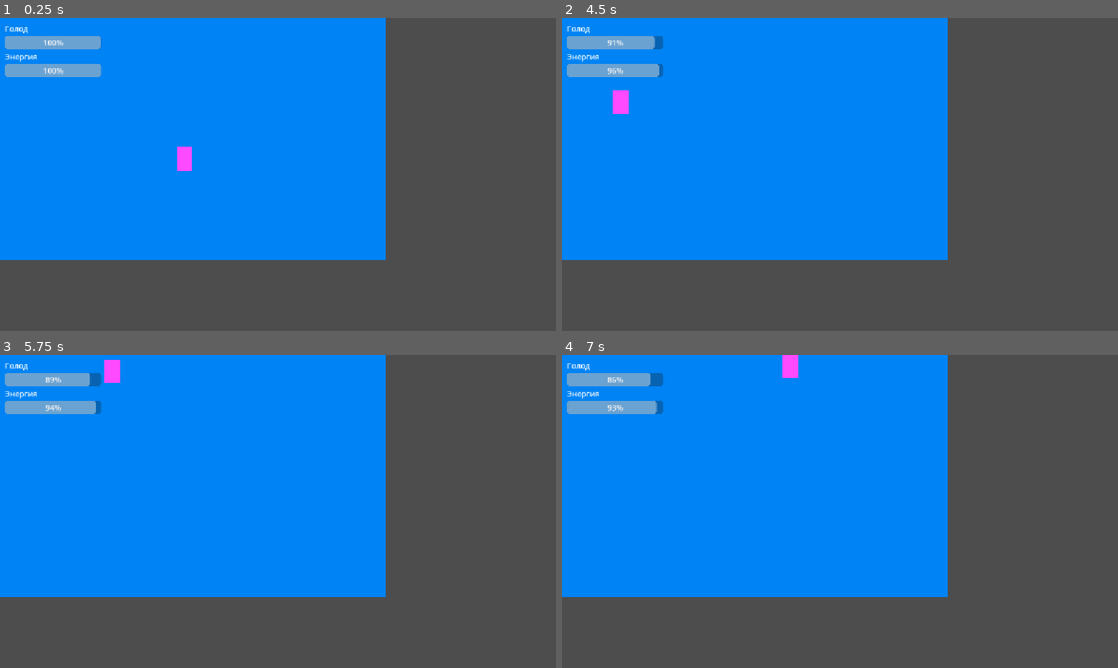
Above: before the commit, frames 1-4 (two rows, left to right).
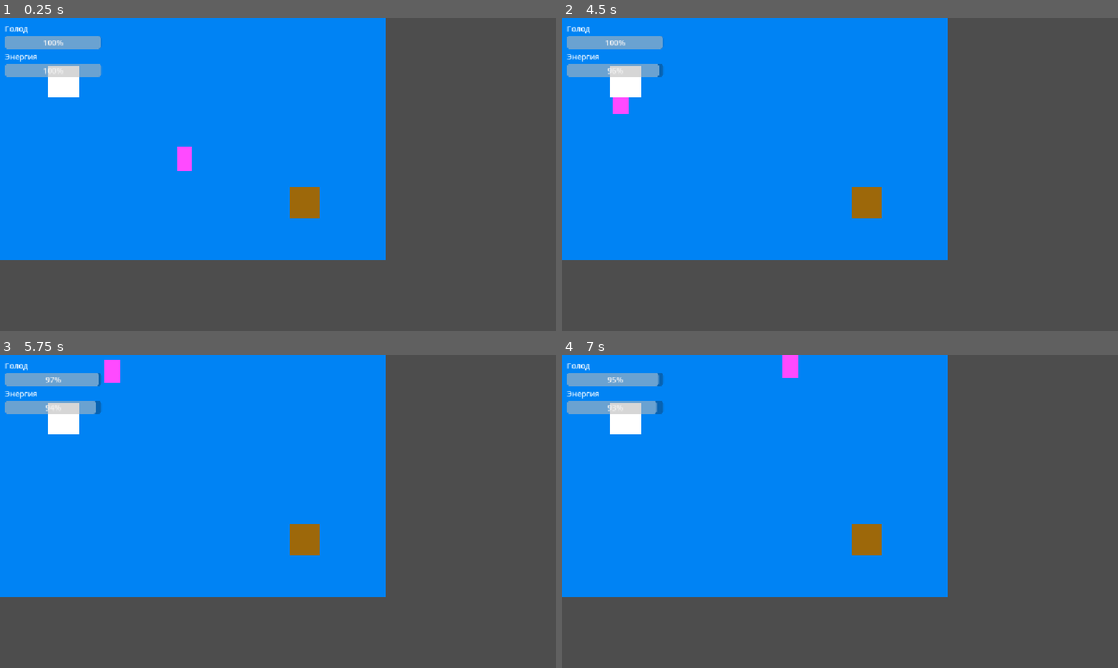
Above: after the commit, the same moments.

Repository: gamerpro3245/life-sim
Game: Godot game, scene res://scenes/room.tscn
Same seed, same stepped clock (60 frames per second), same inputs: the game is played once before the commit and once after it.
Inputs:
- Up to frame 1 (0.25 s): no input
- Up to frame 2 (4.5 s): tap Enter at 0.5 s; hold E (interact, bound only after the commit) 0.53-1.28 s; hold Up (ui_up) 0.53-2.03 s; tap E (interact, bound only after the commit) at 1.35, 2.85, 4.35 s; hold E (interact, bound only after the commit) 2.03-2.78 s; hold Left (ui_left) 2.03-3.53 s; hold Down (ui_down) 3.53-4.28 s; hold E (interact, bound only after the commit) 3.53-4.28 s; hold Right (ui_right) from 4.28 s (still down)
- Up to frame 3 (5.75 s): release Right (ui_right) at 5.03 s; hold Up (ui_up) from 5.03 s (still down); hold E (interact, bound only after the commit) from 5.03 s (still down)
- Up to frame 4 (7 s): release Up (ui_up) at 5.78 s; release E (interact, bound only after the commit) at 5.78 s; hold Right (ui_right) from 5.78 s (still down); tap E (interact, bound only after the commit) at 5.85 s; hold E (interact, bound only after the commit) from 6.53 s (still down)

The runs differ from the first frame. In frame 1, 1.1% of the frame differs, in the area x 8-58%, y 15-64%; in frame 2, 1.2%, in the area x 7-58%, y 5-64%; in frame 3, 1.2%; in frame 4, 1.2%.

Commit message:
Add interactable objects

Diff:
--- a/life-sim/project.godot
+++ b/life-sim/project.godot
@@ -20,6 +20,46 @@
 window/stretch/mode="canvas_items"
 window/stretch/aspect="expand"
 
+[input]
+
+ui_left={
+"deadzone": 0.5,
+"events": [Object(InputEventKey,"resource_local_to_scene":false,"resource_name":"","device":16,"window_id":0,"alt_pressed":false,"shift_pressed":false,"ctrl_pressed":false,"meta_pressed":false,"pressed":false,"keycode":4194319,"physical_keycode":0,"key_label":0,"unicode":0,"location":0,"echo":false,"script":null)
+, Object(InputEventJoypadButton,"resource_local_to_scene":false,"resource_name":"","device":-1,"button_index":13,"pressure":0.0,"pressed":false,"script":null)
+, Object(InputEventJoypadMotion,"resource_local_to_scene":false,"resource_name":"","device":-1,"axis":0,"axis_value":-1.0,"script":null)
+, Object(InputEventKey,"resource_local_to_scene":false,"resource_name":"","device":-1,"window_id":0,"alt_pressed":false,"shift_pressed":false,"ctrl_pressed":false,"meta_pressed":false,"pressed":false,"keycode":0,"physical_keycode":65,"key_label":0,"unicode":97,"location":0,"echo":false,"script":null)
+]
+}
+ui_right={
+"deadzone": 0.5,
+"events": [Object(InputEventKey,"resource_local_to_scene":false,"resource_name":"","device":16,"window_id":0,"alt_pressed":false,"shift_pressed":false,"ctrl_pressed":false,"meta_pressed":false,"pressed":false,"keycode":4194321,"physical_keycode":0,"key_label":0,"unicode":0,"location":0,"echo":false,"script":null)
+, Object(InputEventJoypadButton,"resource_local_to_scene":false,"resource_name":"","device":-1,"button_index":14,"pressure":0.0,"pressed":false,"script":null)
+, Object(InputEventJoypadMotion,"resource_local_to_scene":false,"resource_name":"","device":-1,"axis":0,"axis_value":1.0,"script":null)
+, Object(InputEventKey,"resource_local_to_scene":false,"resource_name":"","device":-1,"window_id":0,"alt_pressed":false,"shift_pressed":false,"ctrl_pressed":false,"meta_pressed":false,"pressed":false,"keycode":0,"physical_keycode":68,"key_label":0,"unicode":100,"location":0,"echo":false,"script":null)
+]
+}
+ui_up={
+"deadzone": 0.5,
+"events": [Object(InputEventKey,"resource_local_to_scene":false,"resource_name":"","device":16,"window_id":0,"alt_pressed":false,"shift_pressed":false,"ctrl_pressed":false,"meta_pressed":false,"pressed":false,"keycode":4194320,"physical_keycode":0,"key_label":0,"unicode":0,"location":0,"echo":false,"script":null)
+, Object(InputEventJoypadButton,"resource_local_to_scene":false,"resource_name":"","device":-1,"button_index":11,"pressure":0.0,"pressed":false,"script":null)
+, Object(InputEventJoypadMotion,"resource_local_to_scene":false,"resource_name":"","device":-1,"axis":1,"axis_value":-1.0,"script":null)
+, Object(InputEventKey,"resource_local_to_scene":false,"resource_name":"","device":-1,"window_id":0,"alt_pressed":false,"shift_pressed":false,"ctrl_pressed":false,"meta_pressed":false,"pressed":false,"keycode":0,"physical_keycode":87,"key_label":0,"unicode":119,"location":0,"echo":false,"script":null)
+]
+}
+ui_down={
+"deadzone": 0.5,
+"events": [Object(InputEventKey,"resource_local_to_scene":false,"resource_name":"","device":16,"window_id":0,"alt_pressed":false,"shift_pressed":false,"ctrl_pressed":false,"meta_pressed":false,"pressed":false,"keycode":4194322,"physical_keycode":0,"key_label":0,"unicode":0,"location":0,"echo":false,"script":null)
+, Object(InputEventJoypadButton,"resource_local_to_scene":false,"resource_name":"","device":-1,"button_index":12,"pressure":0.0,"pressed":false,"script":null)
+, Object(InputEventJoypadMotion,"resource_local_to_scene":false,"resource_name":"","device":-1,"axis":1,"axis_value":1.0,"script":null)
+, Object(InputEventKey,"resource_local_to_scene":false,"resource_name":"","device":-1,"window_id":0,"alt_pressed":false,"shift_pressed":false,"ctrl_pressed":false,"meta_pressed":false,"pressed":false,"keycode":0,"physical_keycode":83,"key_label":0,"unicode":115,"location":0,"echo":false,"script":null)
+]
+}
+interact={
+"deadzone": 0.2,
+"events": [Object(InputEventKey,"resource_local_to_scene":false,"resource_name":"","device":-1,"window_id":0,"alt_pressed":false,"shift_pressed":false,"ctrl_pressed":false,"meta_pressed":false,"pressed":false,"keycode":0,"physical_keycode":69,"key_label":0,"unicode":101,"location":0,"echo":false,"script":null)
+]
+}
+
 [physics]
 
 3d/physics_engine="Jolt Physics"
--- /dev/null
+++ b/life-sim/scenes/interactable.tscn
@@ -0,0 +1,18 @@
+[gd_scene format=3 uid="uid://bq74e5mp35j5j"]
+
+[ext_resource type="Script" uid="uid://diqvjt1f3eafx" path="res://scripts/interactable.gd" id="1_56v82"]
+
+[sub_resource type="RectangleShape2D" id="RectangleShape2D_x7nd1"]
+size = Vector2(64, 64)
+
+[node name="Interactable" type="Area2D" unique_id=800706906]
+script = ExtResource("1_56v82")
+
+[node name="Body" type="ColorRect" parent="." unique_id=869553242]
+offset_right = 64.0
+offset_bottom = 64.0
+color = Color(0.8214829, 0, 0.32151413, 1)
+
+[node name="CollisionShape2D" type="CollisionShape2D" parent="." unique_id=225673425]
+position = Vector2(32, 32)
+shape = SubResource("RectangleShape2D_x7nd1")
--- a/life-sim/scenes/room.tscn
+++ b/life-sim/scenes/room.tscn
@@ -2,6 +2,7 @@
 
 [ext_resource type="PackedScene" uid="uid://bfhd5k1tbfnq2" path="res://scenes/player.tscn" id="1_36trf"]
 [ext_resource type="Script" uid="uid://dj8cmcv3e45gr" path="res://scripts/hud.gd" id="2_ffxv4"]
+[ext_resource type="PackedScene" uid="uid://bq74e5mp35j5j" path="res://scenes/interactable.tscn" id="3_85yof"]
 
 [sub_resource type="RectangleShape2D" id="RectangleShape2D_x7nd1"]
 size = Vector2(800, 20)
@@ -69,3 +70,12 @@
 custom_minimum_size = Vector2(200, 0)
 layout_mode = 2
 value = 100.0
+
+[node name="Fridge" parent="." unique_id=800706906 instance=ExtResource("3_85yof")]
+position = Vector2(100, 100)
+
+[node name="Bed" parent="." unique_id=1752328964 instance=ExtResource("3_85yof")]
+position = Vector2(600, 350)
+need = "energy"
+amount = 50.0
+color = Color(0.614469, 0.40863186, 0.040729024, 1)
--- /dev/null
+++ b/life-sim/scripts/interactable.gd
@@ -0,0 +1,24 @@
+extends Area2D
+
+@export var need := "hunger" # Показывает переменную в Inspector
+@export var amount := 40.0
+@export var color := Color.WHITE
+
+var player_inside: Node2D = null
+
+func _ready() -> void:
+	$Body.color = color
+	body_entered.connect(_on_body_entered) # Сигнал кто-то зашёл в зону, connect привязываем наши функции
+	body_exited.connect(_on_body_exited) # Сигнал кто-то вышел из зоны
+
+func _on_body_entered(body: Node2D) -> void:
+	if body.name == "Player":
+		player_inside = body
+
+func _on_body_exited(body:Node2D) -> void:
+	if body == player_inside:
+		player_inside = null
+
+func _unhandled_input(event: InputEvent) -> void:
+	if player_inside and event.is_action_pressed("interact"):
+		player_inside.restore(need, amount)
--- a/life-sim/scripts/player.gd
+++ b/life-sim/scripts/player.gd
@@ -15,3 +15,9 @@
 	var direction := Input.get_vector("ui_left", "ui_right", "ui_up", "ui_down") # Смотрит управление и возвращает направление
 	velocity = direction * SPEED # Скорость
 	move_and_slide() # Реально двигает персонажа и не пускает его сквозь стены
+
+func restore(need: String, amount: float) -> void:
+	if need == "hunger":
+		hunger = minf(hunger + amount, 100.0) # Не даёт превысить максимум
+	elif need == "energy":
+		energy = minf(energy + amount, 100.0)
Not shown, added: life-sim/scripts/interactable.gd.uid
